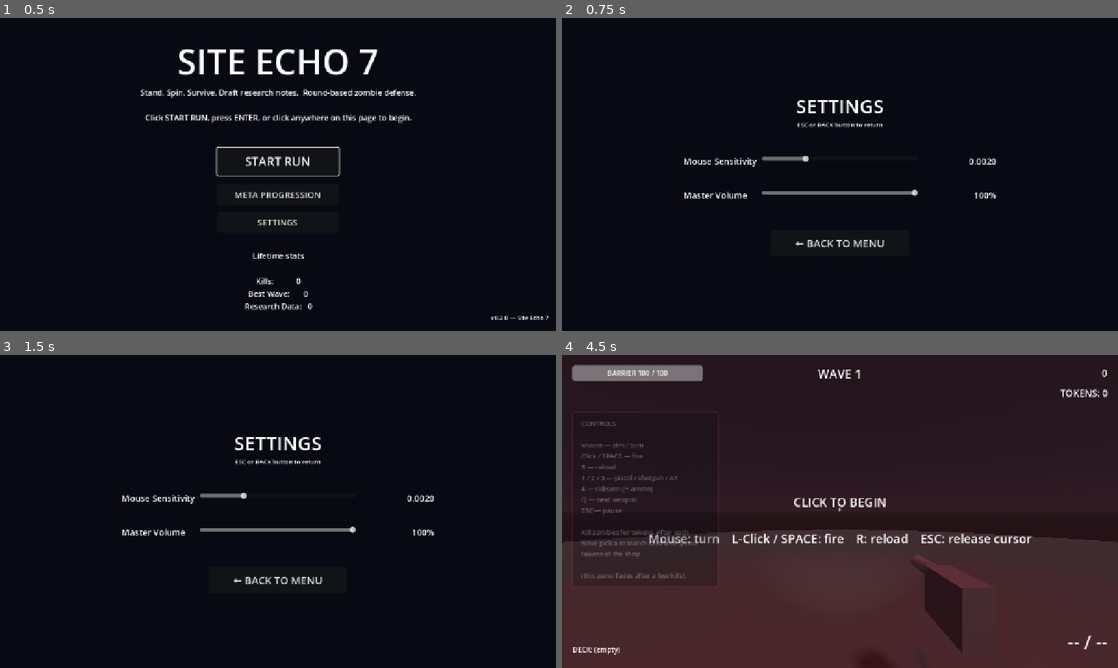
Above: before the commit, frames 1-4 (two rows, left to right).
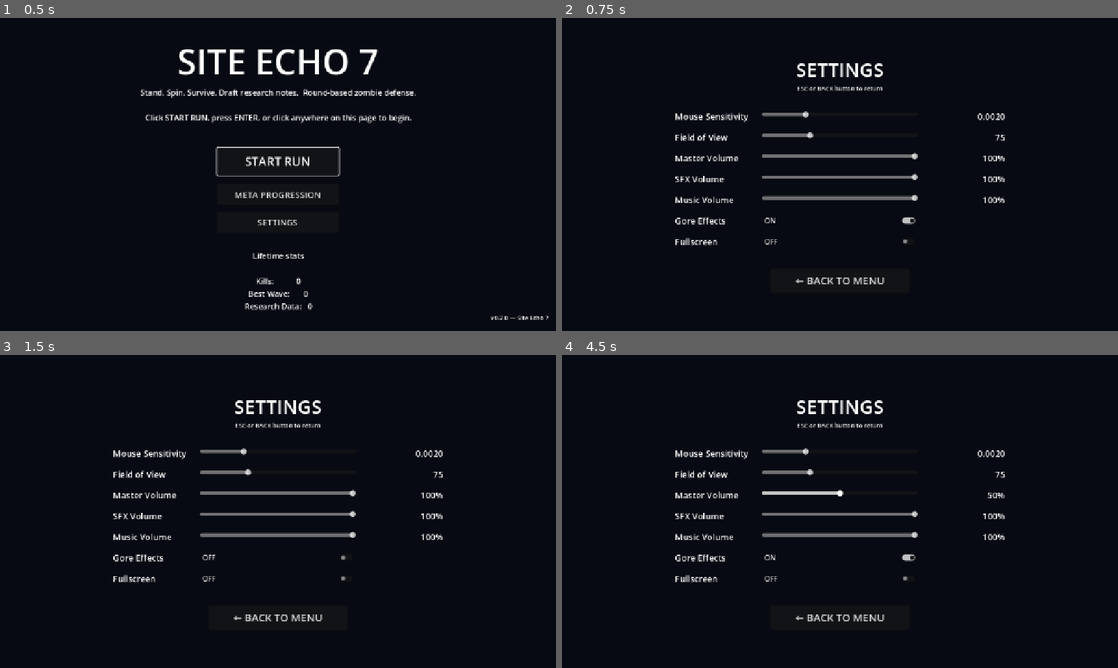
Above: after the commit, the same moments.

Repository: Josh-Buck/site-echo-7
Game: Godot game, scene res://scenes/ui/TitleScreen.tscn
Two runs of this game, one before a commit and one after it. Both use one fixed random seed, a clock stepped at 60 frames per second and the inputs below.
Inputs (mouse positions are in pixels of both pictures, inside the frame that each line leads up to):
- Up to frame 1 (0.5 s): no input
- Up to frame 2 (0.75 s): click "SETTINGS" at 0.5 s
- Up to frame 3 (1.5 s): click (278, 558) at 1.25 s, where only the run after the commit has a clickable "ON"
- Up to frame 4 (4.5 s): click (840, 558) at 2 s, where only the run after the commit has a clickable "OFF"; click (840, 577) at 2.75 s, where only the run after the commit has a clickable "OFF"; click (840, 577) at 3.5 s, where only the run after the commit has a clickable "ON"; click (840, 498) at 4.25 s, where only the run before the commit has a clickable "START RUN"

Frame 1 is identical in both runs. In frame 2, 4.7% of the frame differs, in the area x 20-80%, y 14-86%; in frame 3, 4.7%; in frame 4, 96%, in the area x 0-100%, y 0-100%.
Error before the commit: Parse Error: Cannot assign a new value to a constant. (res://scenes/arena/CoolingTower.gd:83)

Commit message:
Settings: FOV + fullscreen + gore toggle; barrier PBR; save versioning

Diff:
--- a/autoload/EventBus.gd
+++ b/autoload/EventBus.gd
@@ -20,6 +20,7 @@
 signal challenge_completed(challenge_id, rd_payout)
 signal shop_opened()
 signal shop_done()
+signal settings_changed(key, value)
 
 func _ready() -> void:
 	print("[EventBus] ready")
--- a/autoload/MetaProgress.gd
+++ b/autoload/MetaProgress.gd
@@ -70,4 +70,11 @@
 
 func set_setting(key: String, value) -> void:
 	settings[key] = value
+	EventBus.settings_changed.emit(key, value)
 	SaveSystem.save_meta()
+
+func gore_enabled() -> bool:
+	return bool(get_setting("gore_enabled", true))
+
+func get_fov() -> float:
+	return float(get_setting("fov", 75.0))
--- a/autoload/SaveSystem.gd
+++ b/autoload/SaveSystem.gd
@@ -49,13 +49,22 @@
 	var payload: Dictionary = parsed
 	var version: int = payload.get("version", 0)
 	if version != SAVE_VERSION:
-		# Migration hook for future schema bumps. For now, refuse and start fresh.
-		push_warning("[SaveSystem] save version mismatch (%d vs %d), starting fresh" % [version, SAVE_VERSION])
-		return false
+		payload = _migrate(payload, version)
+		if payload.is_empty():
+			push_warning("[SaveSystem] save version %d unmigratable (current %d), starting fresh" % [version, SAVE_VERSION])
+			return false
 	var data: Dictionary = payload.get("data", {})
 	MetaProgress.from_dict(data)
 	print("[SaveSystem] loaded meta save: lifetime_score=%d" % MetaProgress.lifetime_score)
 	return true
+
+func _migrate(payload: Dictionary, from_version: int) -> Dictionary:
+	# Stepwise schema migrations. Return {} to refuse and start fresh.
+	# Future bumps: while from_version < SAVE_VERSION: payload = _migrate_<n>_to_<n+1>(payload); from_version += 1
+	if from_version > SAVE_VERSION:
+		return {}
+	payload["version"] = SAVE_VERSION
+	return payload
 
 func wipe_meta() -> void:
 	if FileAccess.file_exists(META_PATH):
--- /dev/null
+++ b/default_bus_layout.tres
@@ -0,0 +1,21 @@
+[gd_resource type="AudioBusLayout" format=3]
+
+[resource]
+bus/0/name = &"Master"
+bus/0/solo = false
+bus/0/mute = false
+bus/0/bypass_fx = false
+bus/0/volume_db = 0.0
+bus/0/send = &""
+bus/1/name = &"SFX"
+bus/1/solo = false
+bus/1/mute = false
+bus/1/bypass_fx = false
+bus/1/volume_db = 0.0
+bus/1/send = &"Master"
+bus/2/name = &"Music"
+bus/2/solo = false
+bus/2/mute = false
+bus/2/bypass_fx = false
+bus/2/volume_db = 0.0
+bus/2/send = &"Master"
--- a/scenes/barrier/Barrier.tscn
+++ b/scenes/barrier/Barrier.tscn
@@ -12,10 +12,18 @@
 height = 1.0
 
 [sub_resource type="StandardMaterial3D" id="Mat_barrier"]
-albedo_color = Color(0.28, 0.3, 0.34, 1)
-metallic = 0.7
-metallic_specular = 0.5
-roughness = 0.45
+transparency = 1
+blend_mode = 1
+cull_mode = 2
+shading_mode = 0
+albedo_color = Color(0.35, 0.85, 1.0, 0.18)
+emission_enabled = true
+emission = Color(0.4, 0.9, 1.0, 1)
+emission_energy_multiplier = 1.8
+rim_enabled = true
+rim = 1.0
+rim_tint = 0.0
+disable_receive_shadows = true
 
 [node name="Barrier" type="StaticBody3D"]
 collision_layer = 2
--- a/scenes/ui/SettingsScreen.gd
+++ b/scenes/ui/SettingsScreen.gd
@@ -2,50 +2,130 @@
 
 @onready var sens_slider: HSlider = $VBox/SensRow/SensSlider
 @onready var sens_value_label: Label = $VBox/SensRow/SensValueLabel
-@onready var vol_slider: HSlider = $VBox/VolRow/VolSlider
-@onready var vol_value_label: Label = $VBox/VolRow/VolValueLabel
+@onready var fov_slider: HSlider = $VBox/FovRow/FovSlider
+@onready var fov_value_label: Label = $VBox/FovRow/FovValueLabel
+@onready var vol_slider: HSlider = $VBox/MasterRow/VolSlider
+@onready var vol_value_label: Label = $VBox/MasterRow/VolValueLabel
+@onready var sfx_slider: HSlider = $VBox/SfxRow/SfxSlider
+@onready var sfx_value_label: Label = $VBox/SfxRow/SfxValueLabel
+@onready var music_slider: HSlider = $VBox/MusicRow/MusicSlider
+@onready var music_value_label: Label = $VBox/MusicRow/MusicValueLabel
+@onready var gore_button: CheckButton = $VBox/GoreRow/GoreButton
+@onready var fullscreen_button: CheckButton = $VBox/FullscreenRow/FullscreenButton
 @onready var back_button: Button = $VBox/BackButton
 
 const DEFAULT_SENS: float = 0.002
 const SENS_MIN: float = 0.0005
 const SENS_MAX: float = 0.006
+const DEFAULT_FOV: float = 75.0
+const FOV_MIN: float = 60.0
+const FOV_MAX: float = 110.0
 
 func _ready() -> void:
 	Input.set_mouse_mode(Input.MOUSE_MODE_VISIBLE)
+
 	sens_slider.min_value = SENS_MIN
 	sens_slider.max_value = SENS_MAX
 	sens_slider.step = 0.0001
 	sens_slider.value = float(MetaProgress.get_setting("mouse_sensitivity", DEFAULT_SENS))
 	_update_sens_label()
-	vol_slider.min_value = 0.0
-	vol_slider.max_value = 1.0
-	vol_slider.step = 0.05
-	vol_slider.value = float(MetaProgress.get_setting("master_volume", 1.0))
-	_update_vol_label()
+
+	fov_slider.min_value = FOV_MIN
+	fov_slider.max_value = FOV_MAX
+	fov_slider.step = 1.0
+	fov_slider.value = float(MetaProgress.get_setting("fov", DEFAULT_FOV))
+	_update_fov_label()
+
+	_init_volume_slider(vol_slider, vol_value_label, "master_volume", 1.0)
+	_init_volume_slider(sfx_slider, sfx_value_label, "sfx_volume", 1.0)
+	_init_volume_slider(music_slider, music_value_label, "music_volume", 1.0)
+
+	gore_button.button_pressed = bool(MetaProgress.get_setting("gore_enabled", true))
+	gore_button.text = "ON" if gore_button.button_pressed else "OFF"
+
+	fullscreen_button.button_pressed = DisplayServer.window_get_mode() == DisplayServer.WINDOW_MODE_FULLSCREEN
+	fullscreen_button.text = "ON" if fullscreen_button.button_pressed else "OFF"
+
 	sens_slider.value_changed.connect(_on_sens_changed)
-	vol_slider.value_changed.connect(_on_vol_changed)
+	fov_slider.value_changed.connect(_on_fov_changed)
+	vol_slider.value_changed.connect(_on_master_changed)
+	sfx_slider.value_changed.connect(_on_sfx_changed)
+	music_slider.value_changed.connect(_on_music_changed)
+	gore_button.toggled.connect(_on_gore_toggled)
+	fullscreen_button.toggled.connect(_on_fullscreen_toggled)
 	back_button.pressed.connect(_on_back_pressed)
 	back_button.mouse_entered.connect(AudioMan.play_ui_hover)
+
+	# Apply audio bus volumes from persisted settings on entry.
+	_apply_bus_volume("SFX", float(MetaProgress.get_setting("sfx_volume", 1.0)))
+	_apply_bus_volume("Music", float(MetaProgress.get_setting("music_volume", 1.0)))
 
 func _input(event: InputEvent) -> void:
 	if event.is_action_pressed("pause"):
 		_on_back_pressed()
 		get_viewport().set_input_as_handled()
 
+func _init_volume_slider(slider: HSlider, label: Label, key: String, default_value: float) -> void:
+	slider.min_value = 0.0
+	slider.max_value = 1.0
+	slider.step = 0.05
+	slider.value = float(MetaProgress.get_setting(key, default_value))
+	label.text = "%d%%" % int(round(slider.value * 100.0))
+
 func _on_sens_changed(v: float) -> void:
 	MetaProgress.set_setting("mouse_sensitivity", v)
 	_update_sens_label()
 
-func _on_vol_changed(v: float) -> void:
+func _on_fov_changed(v: float) -> void:
+	MetaProgress.set_setting("fov", v)
+	_update_fov_label()
+	var cam := get_viewport().get_camera_3d()
+	if cam != null:
+		cam.fov = v
+
+func _on_master_changed(v: float) -> void:
 	MetaProgress.set_setting("master_volume", v)
 	AudioMan.set_master_volume(v)
-	_update_vol_label()
+	vol_value_label.text = "%d%%" % int(round(v * 100.0))
+
+func _on_sfx_changed(v: float) -> void:
+	MetaProgress.set_setting("sfx_volume", v)
+	_apply_bus_volume("SFX", v)
+	sfx_value_label.text = "%d%%" % int(round(v * 100.0))
+
+func _on_music_changed(v: float) -> void:
+	MetaProgress.set_setting("music_volume", v)
+	_apply_bus_volume("Music", v)
+	music_value_label.text = "%d%%" % int(round(v * 100.0))
+
+func _apply_bus_volume(bus_name: String, linear: float) -> void:
+	var idx := AudioServer.get_bus_index(bus_name)
+	if idx < 0:
+		return
+	linear = clamp(linear, 0.0, 1.0)
+	if linear <= 0.0001:
+		AudioServer.set_bus_mute(idx, true)
+		return
+	AudioServer.set_bus_mute(idx, false)
+	AudioServer.set_bus_volume_db(idx, linear_to_db(linear))
+
+func _on_gore_toggled(pressed: bool) -> void:
+	MetaProgress.set_setting("gore_enabled", pressed)
+	gore_button.text = "ON" if pressed else "OFF"
+
+func _on_fullscreen_toggled(pressed: bool) -> void:
+	# The click itself is a user gesture — required on the web for fullscreen.
+	if pressed:
+		DisplayServer.window_set_mode(DisplayServer.WINDOW_MODE_FULLSCREEN)
+	else:
+		DisplayServer.window_set_mode(DisplayServer.WINDOW_MODE_WINDOWED)
+	fullscreen_button.text = "ON" if pressed else "OFF"
 
 func _update_sens_label() -> void:
 	sens_value_label.text = "%.4f" % sens_slider.value
 
-func _update_vol_label() -> void:
-	vol_value_label.text = "%d%%" % int(round(vol_slider.value * 100.0))
+func _update_fov_label() -> void:
+	fov_value_label.text = "%d" % int(round(fov_slider.value))
 
 func _on_back_pressed() -> void:
 	AudioMan.play_ui_click()
--- a/scenes/ui/SettingsScreen.tscn
+++ b/scenes/ui/SettingsScreen.tscn
@@ -28,10 +28,10 @@
 anchor_top = 0.5
 anchor_right = 0.5
 anchor_bottom = 0.5
-offset_left = -360.0
-offset_top = -240.0
-offset_right = 360.0
-offset_bottom = 240.0
+offset_left = -380.0
+offset_top = -320.0
+offset_right = 380.0
+offset_bottom = 320.0
 grow_horizontal = 2
 grow_vertical = 2
 alignment = 1
@@ -50,11 +50,11 @@
 
 [node name="Spacer1" type="Control" parent="VBox"]
 layout_mode = 2
-custom_minimum_size = Vector2(0, 40)
+custom_minimum_size = Vector2(0, 24)
 
 [node name="SensRow" type="HBoxContainer" parent="VBox"]
 layout_mode = 2
-custom_minimum_size = Vector2(700, 50)
+custom_minimum_size = Vector2(720, 44)
 
 [node name="SensLabel" type="Label" parent="VBox/SensRow"]
 layout_mode = 2
@@ -65,7 +65,7 @@
 [node name="SensSlider" type="HSlider" parent="VBox/SensRow"]
 layout_mode = 2
 size_flags_horizontal = 3
-custom_minimum_size = Vector2(360, 40)
+custom_minimum_size = Vector2(360, 36)
 
 [node name="SensValueLabel" type="Label" parent="VBox/SensRow"]
 layout_mode = 2
@@ -75,26 +75,45 @@
 text = "0.002"
 horizontal_alignment = 2
 
-[node name="Spacer2" type="Control" parent="VBox"]
-layout_mode = 2
-custom_minimum_size = Vector2(0, 20)
-
-[node name="VolRow" type="HBoxContainer" parent="VBox"]
-layout_mode = 2
-custom_minimum_size = Vector2(700, 50)
-
-[node name="VolLabel" type="Label" parent="VBox/VolRow"]
+[node name="FovRow" type="HBoxContainer" parent="VBox"]
+layout_mode = 2
+custom_minimum_size = Vector2(720, 44)
+
+[node name="FovLabel" type="Label" parent="VBox/FovRow"]
+layout_mode = 2
+size_flags_horizontal = 3
+theme_override_font_sizes/font_size = 20
+text = "Field of View"
+
+[node name="FovSlider" type="HSlider" parent="VBox/FovRow"]
+layout_mode = 2
+size_flags_horizontal = 3
+custom_minimum_size = Vector2(360, 36)
+
+[node name="FovValueLabel" type="Label" parent="VBox/FovRow"]
+layout_mode = 2
+size_flags_horizontal = 3
+custom_minimum_size = Vector2(120, 0)
+theme_override_font_sizes/font_size = 20
+text = "75"
+horizontal_alignment = 2
+
+[node name="MasterRow" type="HBoxContainer" parent="VBox"]
+layout_mode = 2
+custom_minimum_size = Vector2(720, 44)
+
+[node name="VolLabel" type="Label" parent="VBox/MasterRow"]
 layout_mode = 2
 size_flags_horizontal = 3
 theme_override_font_sizes/font_size = 20
 text = "Master Volume"
 
-[node name="VolSlider" type="HSlider" parent="VBox/VolRow"]
-layout_mode = 2
-size_flags_horizontal = 3
-custom_minimum_size = Vector2(360, 40)
-
-[node name="VolValueLabel" type="Label" parent="VBox/VolRow"]
+[node name="VolSlider" type="HSlider" parent="VBox/MasterRow"]
+layout_mode = 2
+size_flags_horizontal = 3
+custom_minimum_size = Vector2(360, 36)
+
+[node name="VolValueLabel" type="Label" parent="VBox/MasterRow"]
 layout_mode = 2
 size_flags_horizontal = 3
 custom_minimum_size = Vector2(120, 0)
@@ -102,13 +121,101 @@
 text = "100%"
 horizontal_alignment = 2
 
+[node name="SfxRow" type="HBoxContainer" parent="VBox"]
+layout_mode = 2
+custom_minimum_size = Vector2(720, 44)
+
+[node name="SfxLabel" type="Label" parent="VBox/SfxRow"]
+layout_mode = 2
+size_flags_horizontal = 3
+theme_override_font_sizes/font_size = 20
+text = "SFX Volume"
+
+[node name="SfxSlider" type="HSlider" parent="VBox/SfxRow"]
+layout_mode = 2
+size_flags_horizontal = 3
+custom_minimum_size = Vector2(360, 36)
+
+[node name="SfxValueLabel" type="Label" parent="VBox/SfxRow"]
+layout_mode = 2
+size_flags_horizontal = 3
+custom_minimum_size = Vector2(120, 0)
+theme_override_font_sizes/font_size = 20
+text = "100%"
+horizontal_alignment = 2
+
+[node name="MusicRow" type="HBoxContainer" parent="VBox"]
+layout_mode = 2
+custom_minimum_size = Vector2(720, 44)
+
+[node name="MusicLabel" type="Label" parent="VBox/MusicRow"]
+layout_mode = 2
+size_flags_horizontal = 3
+theme_override_font_sizes/font_size = 20
+text = "Music Volume"
+
+[node name="MusicSlider" type="HSlider" parent="VBox/MusicRow"]
+layout_mode = 2
+size_flags_horizontal = 3
+custom_minimum_size = Vector2(360, 36)
+
+[node name="MusicValueLabel" type="Label" parent="VBox/MusicRow"]
+layout_mode = 2
+size_flags_horizontal = 3
+custom_minimum_size = Vector2(120, 0)
+theme_override_font_sizes/font_size = 20
+text = "100%"
+horizontal_alignment = 2
+
+[node name="GoreRow" type="HBoxContainer" parent="VBox"]
+layout_mode = 2
+custom_minimum_size = Vector2(720, 44)
+
+[node name="GoreLabel" type="Label" parent="VBox/GoreRow"]
+layout_mode = 2
+size_flags_horizontal = 3
+theme_override_font_sizes/font_size = 20
+text = "Gore Effects"
+
+[node name="GoreButton" type="CheckButton" parent="VBox/GoreRow"]
+layout_mode = 2
+size_flags_horizontal = 3
+custom_minimum_size = Vector2(360, 36)
+text = "ON"
+
+[node name="GoreSpacer" type="Control" parent="VBox/GoreRow"]
+layout_mode = 2
+size_flags_horizontal = 3
+custom_minimum_size = Vector2(120, 0)
+
+[node name="FullscreenRow" type="HBoxContainer" parent="VBox"]
+layout_mode = 2
+custom_minimum_size = Vector2(720, 44)
+
+[node name="FullscreenLabel" type="Label" parent="VBox/FullscreenRow"]
+layout_mode = 2
+size_flags_horizontal = 3
+theme_override_font_sizes/font_size = 20
+text = "Fullscreen"
+
+[node name="FullscreenButton" type="CheckButton" parent="VBox/FullscreenRow"]
+layout_mode = 2
+size_flags_horizontal = 3
+custom_minimum_size = Vector2(360, 36)
+text = "OFF"
+
+[node name="FullscreenSpacer" type="Control" parent="VBox/FullscreenRow"]
+layout_mode = 2
+size_flags_horizontal = 3
+custom_minimum_size = Vector2(120, 0)
+
 [node name="Spacer3" type="Control" parent="VBox"]
 layout_mode = 2
-custom_minimum_size = Vector2(0, 48)
+custom_minimum_size = Vector2(0, 32)
 
 [node name="BackButton" type="Button" parent="VBox"]
 layout_mode = 2
 size_flags_horizontal = 4
-custom_minimum_size = Vector2(320, 60)
+custom_minimum_size = Vector2(320, 56)
 theme_override_font_sizes/font_size = 24
 text = "← BACK TO MENU"
Not shown, changed: docs/test-backlog.md
